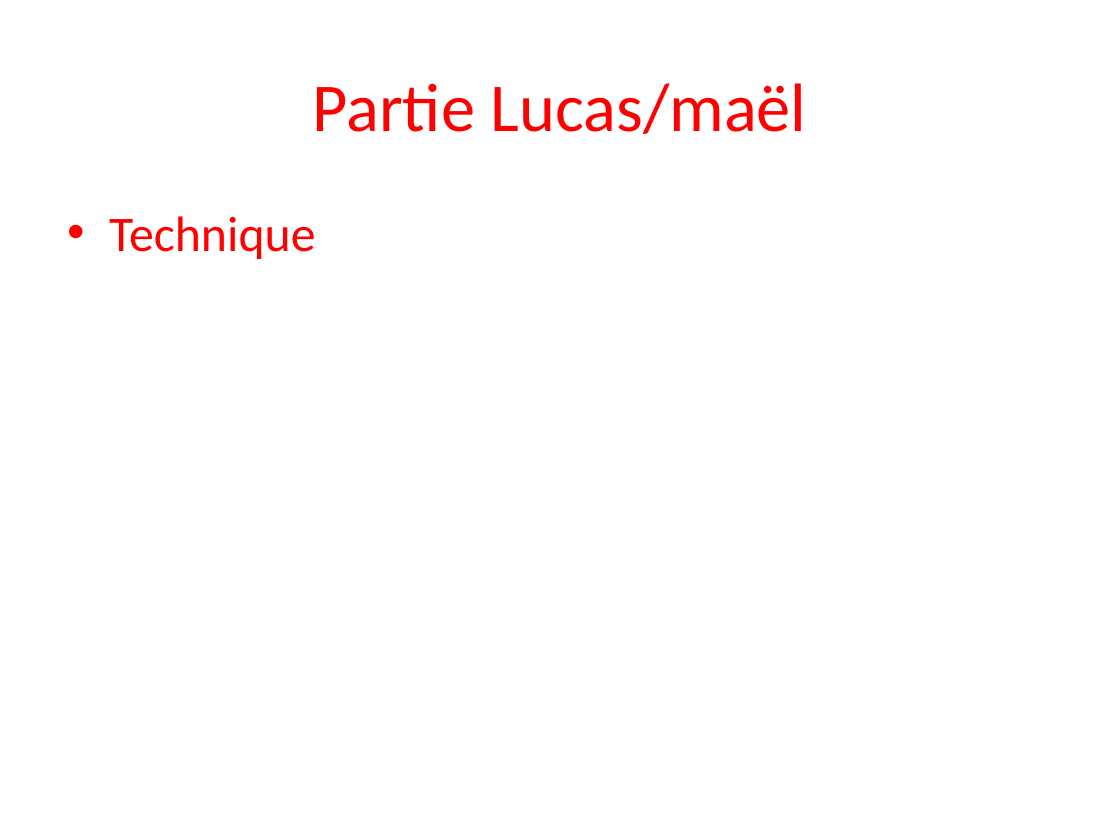
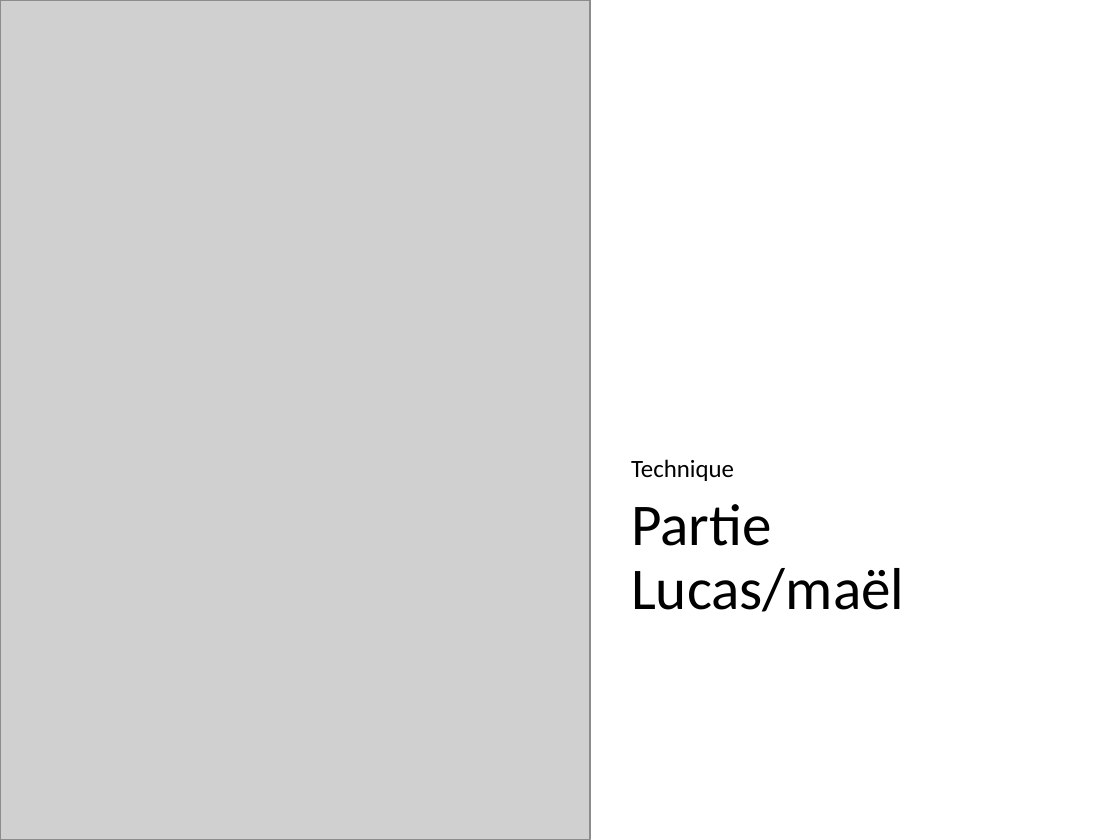
Before and after one commit to Mael-Le-Folgoc-Pontis/Proba, a slide deck: slide 5 of Probabilité et statistique.pptx. Drawn at 1120x840 pixels with LibreOffice and Linux fonts; fonts in the diff are those of the drawing; grey boxes stand for pictures; background and template pictures are left out. Boxes give left, top, right and bottom in pixels: in the first picture for what was removed or moved away, otherwise in the second. Text is boxed around its words. In the diff, an @@ line names an element or a change of style, - is before the commit and + after.

```diff
--- a/Probabilité et statistique.pptx
+++ b/Probabilité et statistique.pptx
@@ picture added at (0, 0, 590, 840) @@
@@ text "Technique": place and size @@
-text "Technique" at (109, 216, 315, 259)
+text "Technique" at (631, 459, 734, 481)
@@ text "Technique" at (631, 459, 734, 481): size 32 to 16 pt, text colour #FF0000 to #000000; bullet • to none; line spacing 1 to 0.9; more space between paragraphs; vertical alignment top to bottom @@
@@ title "Partie Lucas/maël": place and size @@
-title "Partie Lucas/maël" at (312, 83, 807, 134)
+title "Partie Lucas/maël" at (631, 504, 904, 612)
@@ title "Partie Lucas/maël" at (631, 504, 904, 612): size 44 to 38 pt, text colour #FF0000 to #000000; alignment centre to left; line spacing 1 to 0.9; vertical alignment middle to top @@
```
Also in this commit, not shown: 5 other slides changed, 1 slide removed.
